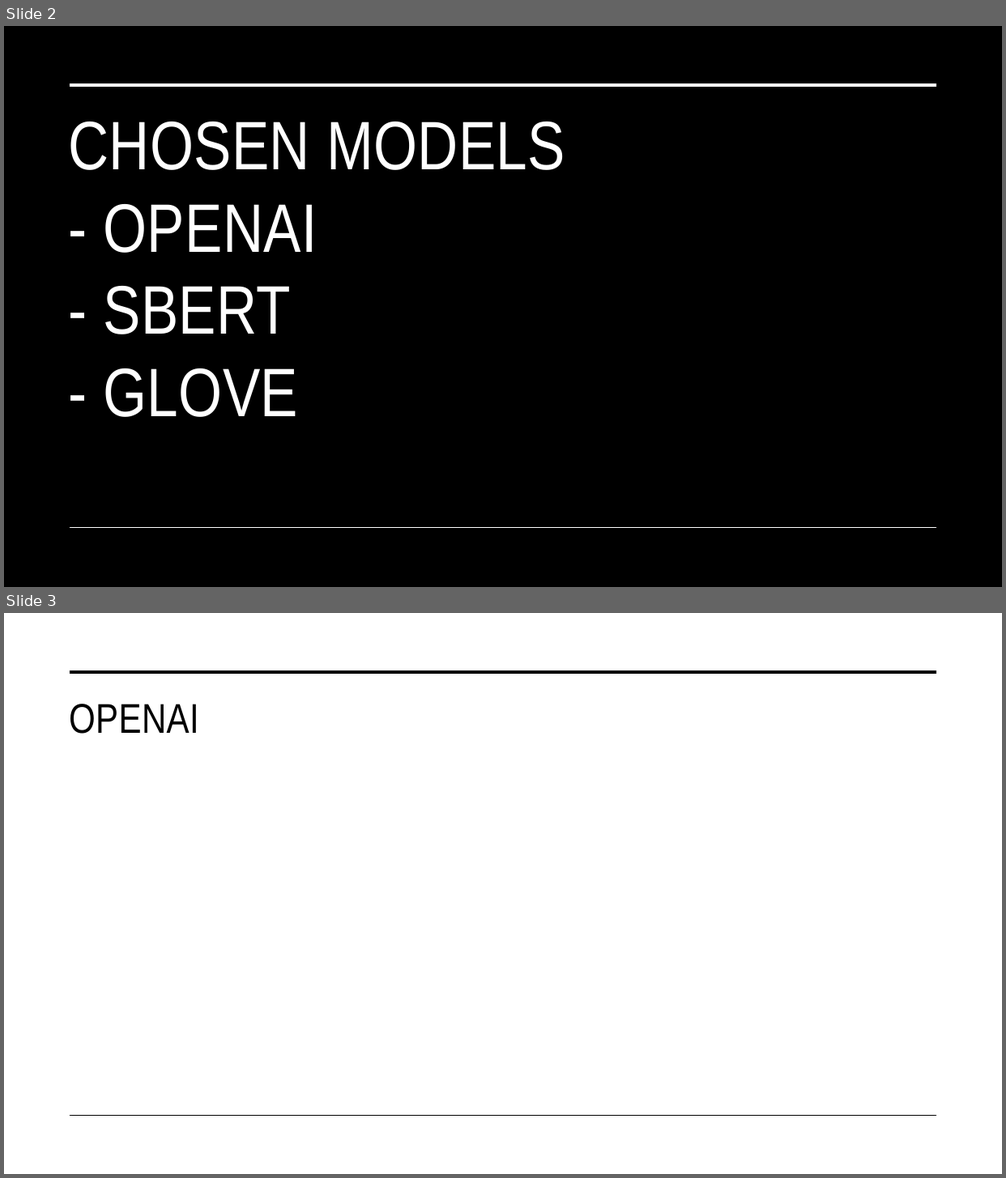
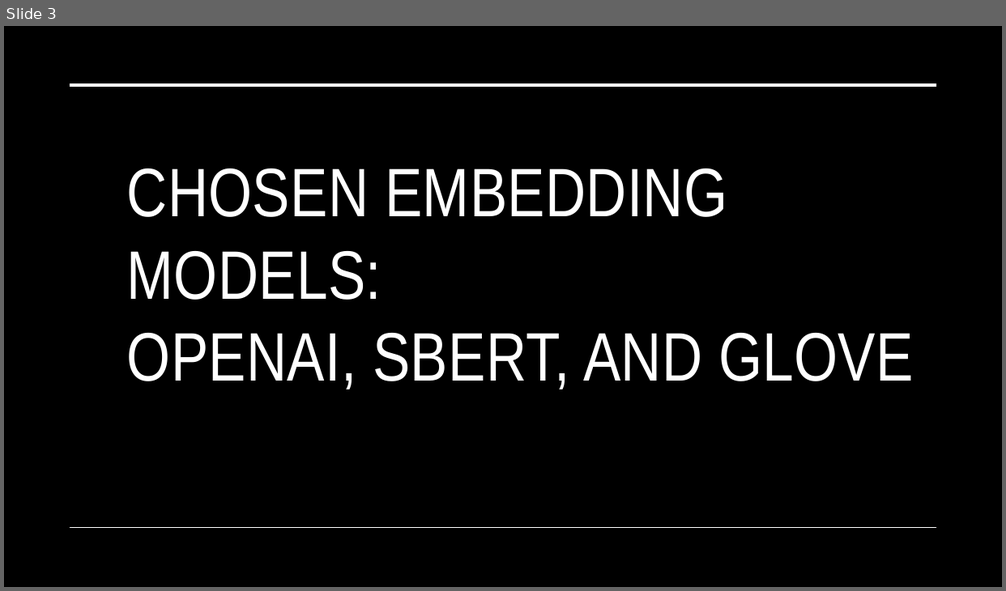
Before and after one commit to mollieeh/RAG, a slide deck: presentation_and_report/AP_RAG_presentation.pptx. Shown one above the other, each under a label of ours: slides 2 and 3 before the commit, slide 3 after it. The pictures are 1006x1178 and 1006x591 pixels, drawn with LibreOffice and Linux fonts; fonts in the diff are those of the drawing. Boxes give left, top, right and bottom in pixels: in the first picture for what was removed or moved away, otherwise in the second. Text is boxed around its words. In the diff, an @@ line names an element or a change of style, - is before the commit and + after.

```diff
--- a/presentation_and_report/AP_RAG_presentation.pptx
+++ b/presentation_and_report/AP_RAG_presentation.pptx
@@ slide 3 removed at [4, 613, 1002, 1174], background #FFFFFF @@
@@ line removed from (70, 672) to (937, 672) @@
@@ title removed at [69, 704, 199, 734] @@
-OPENAI
@@ line removed from (70, 1116) to (937, 1116) @@
@@ what was slide 2 is now slide 3 @@
@@ slide 3 changed as well @@
@@ title at [127, 169, 914, 390]: text changed @@
-CHOSEN MODELS
-- OPENAI
-- SBERT
-- GLOVE
+CHOSEN EMBEDDING MODELS:
+OPENAI, SBERT, AND GLOVE
```
Also in this commit, not shown: 2 other slides changed, 7 slides added, 5 other slides removed, 4 other files.
